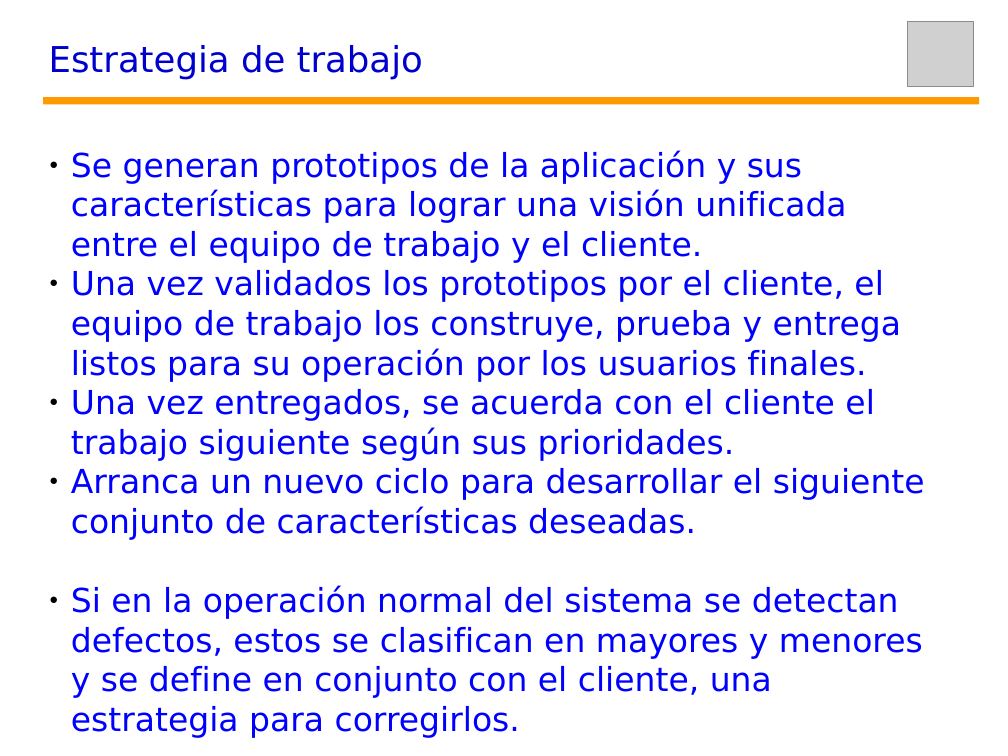
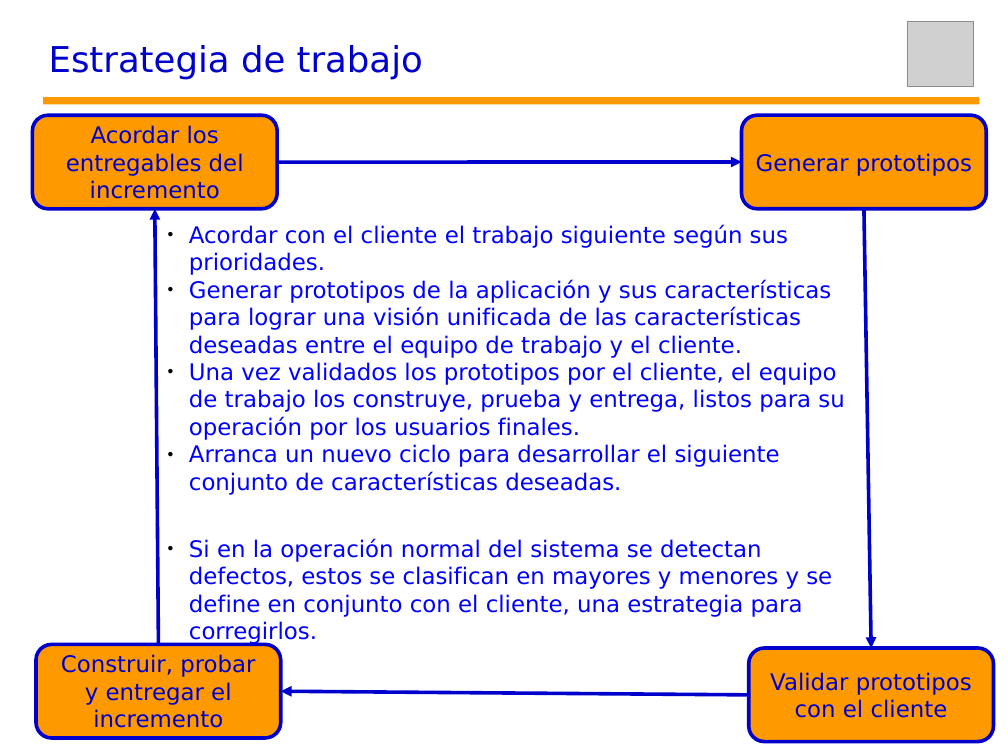
Before and after one commit to robertobarraza/Yaris, a slide deck: slide 6 of 0_ADM/Yaris_DCTO_PresentaciónModeloConceptual.odp. Drawn at 1008x756 pixels with LibreOffice and Linux fonts; fonts in the diff are those of the drawing; grey boxes stand for pictures. Boxes give left, top, right and bottom in pixels: in the first picture for what was removed or moved away, otherwise in the second. Text is boxed around its words. In the diff, an @@ line names an element or a change of style, - is before the commit and + after.

Commit message:
Actualización de la presentación final aceptada por el cliente

```diff
--- a/0_ADM/Yaris_DCTO_PresentaciónModeloConceptual.odp
+++ b/0_ADM/Yaris_DCTO_PresentaciónModeloConceptual.odp
@@ rounded rectangle added at (x1=32, y1=115, x2=277, y2=209), fill #FF9900, outline #0000CC 2.83 pt, 18 pt, text #0000CC @@
+Acordar los
+entregables del
+incremento
@@ rounded rectangle added at (x1=742, y1=115, x2=987, y2=209), fill #FF9900, outline #0000CC 2.83 pt, 18 pt, text #0000CC @@
+Generar prototipos
@@ arrow added from (277, 162) to (742, 162), #0000CC 2.83 pt @@
@@ arrow added from (158, 645) to (155, 209), #0000CC 2.83 pt @@
@@ arrow added from (864, 209) to (872, 649), #0000CC 2.83 pt @@
@@ text "Acordar con el cliente el ..." moved from (x1=71, y1=150, x2=925, y2=738) to (x1=189, y1=224, x2=844, y2=645) @@
@@ text at (x1=189, y1=224, x2=844, y2=440): text changed; size 26 to 18 pt @@
-● Se generan prototipos de la aplicación y sus características para lograr una visión unificada entre el equipo de trabajo y el cliente.
-● Una vez validados los prototipos por el cliente, el equipo de trabajo los construye, prueba y entrega listos para su operación por los usuarios finales.
-● Una vez entregados, se acuerda con el cliente el trabajo siguiente según sus prioridades.
+● Acordar con el cliente el trabajo siguiente según sus prioridades.
+● Generar prototipos de la aplicación y sus características para lograr una visión unificada de las características deseadas entre el equipo de trabajo y el cliente.
+● Una vez validados los prototipos por el cliente, el equipo de trabajo los construye, prueba y entrega, listos para su operación por los usuarios finales.
@@ text at (x1=189, y1=444, x2=832, y2=645): size 26 to 18 pt in "Arranca un nuevo ciclo para desarrollar el ...", "Si en la operación normal del sistema ..." @@
@@ rounded rectangle added at (x1=36, y1=645, x2=281, y2=738), fill #FF9900, outline #0000CC 2.83 pt, 18 pt, text #0000CC @@
+Construir, probar
+y entregar el
+incremento
@@ rounded rectangle added at (x1=749, y1=649, x2=994, y2=742), fill #FF9900, outline #0000CC 2.83 pt, 18 pt, text #0000CC @@
+Validar prototipos
+con el cliente
@@ arrow added from (749, 695) to (281, 692), #0000CC 2.83 pt @@
```
Also in this commit, not shown: 2 other slides changed, 4 slides added.
